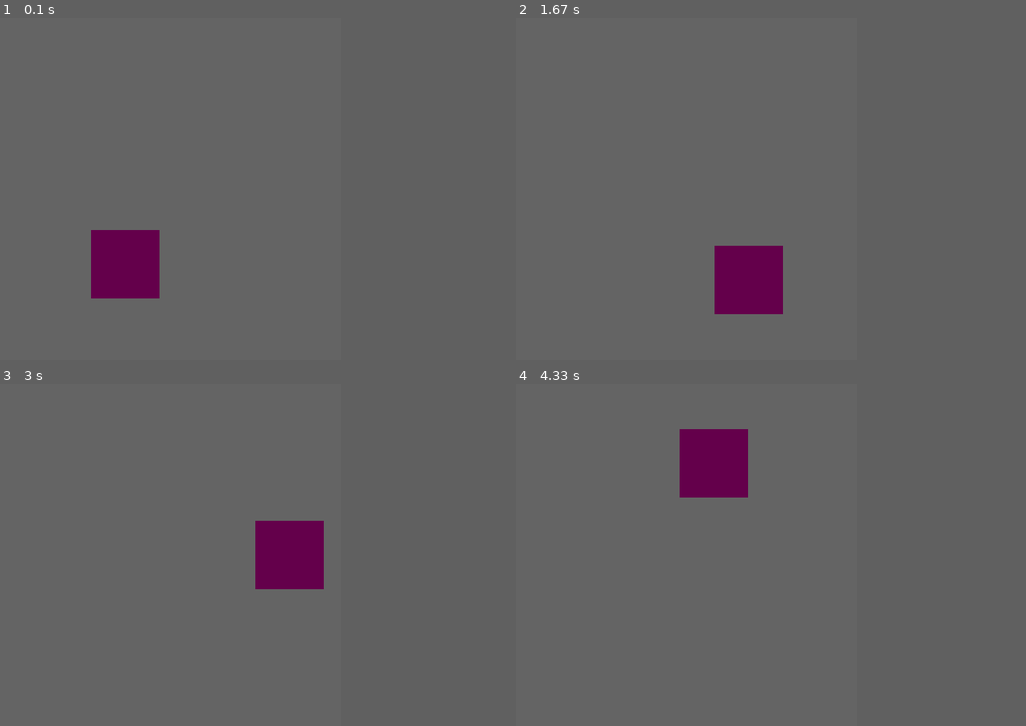
Above: before the commit, frames 1-4 (two rows, left to right).
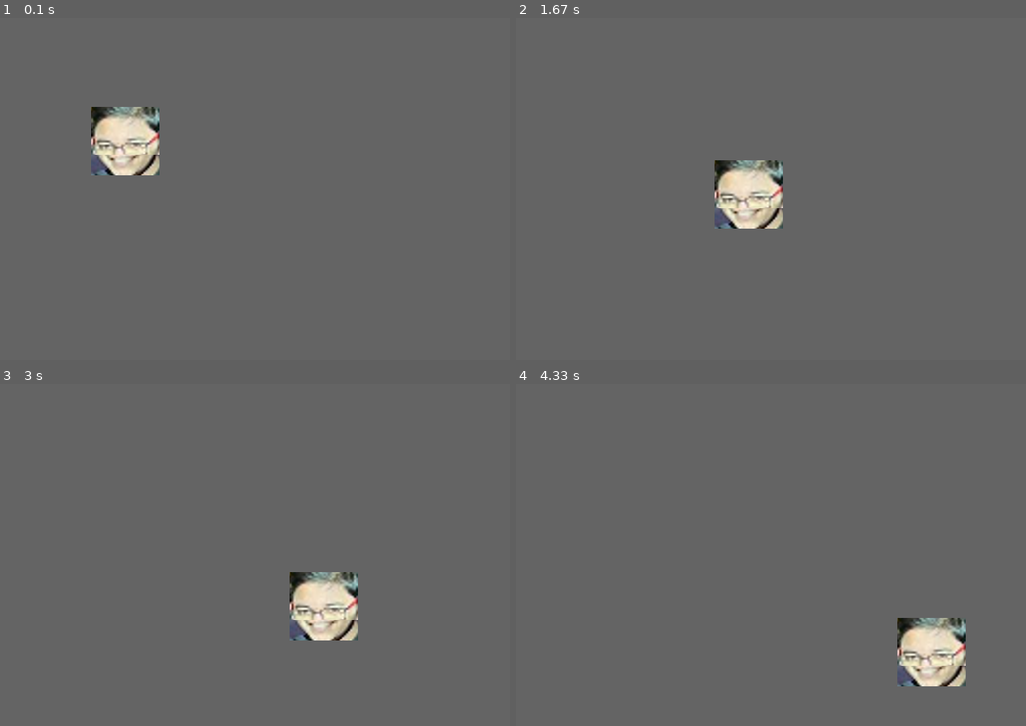
Above: after the commit, the same moments.

Repository: Fizzchimp/PyGame-Test
Game: pygame game, started from main.py
Same seed, same stepped clock (60 frames per second), same inputs: the game is played once before the commit and once after it.
Inputs:
- Up to frame 1 (0.1 s): no input
- Up to frame 2 (1.67 s): no input
- Up to frame 3 (3 s): no input
- Up to frame 4 (4.33 s): no input
In our replay, the window is 500x500 before the commit and 750x500 after it. These sizes can differ from the game's own. Grey fills any space a smaller window leaves; there, only what the larger window draws over its background counts as a difference.

The runs differ from the first frame. In frame 1, 5.2% of the frame differs, in the area x 17-32%, y 26-82%; in frame 2, 5.2%; in frame 3, 4.8%; in frame 4, 5.2%.

Commit message:
image added

Diff:
--- a/main.py
+++ b/main.py
@@ -1,34 +1,42 @@
 import pygame
 
 class World:
-    def __init__(self, HEIGHT, WIDTH):
+    def __init__(self, WIDTH, HEIGHT):
+
         pygame.init()
-        self.screen = pygame.display.set_mode([HEIGHT, WIDTH])
+        self.screen = pygame.display.set_mode([WIDTH, HEIGHT])
         self.running = True
-        self.x = 125
-        self.y = 300
-        self.box = pygame.Rect(self.x, self.y, 100, 100)
-        self.momentumX = self.momentumY = 1
+
+        self.screenDims = (WIDTH, HEIGHT)
+        self.pos = [125, 125]
+        self.momtm = [1, 0.5]
+
+        # self.box = pygame.Rect(self.x, self.y, 100, 100)
+        self.image = pygame.transform.scale(pygame.image.load("krish.png").convert(), (100, 100))
+        pygame.display.set_icon(self.image)
+
+
 
     def scrUpdate(self):
-        self.x += self.momentumX
-        self.y += self.momentumY
-        print(self.x)
-        self.box.update(self.x, self.y, 100, 100)
         self.screen.fill((100, 100, 100))
-        if self.collision():
-            pygame.quit()
-        pygame.draw.rect(self.screen, (100, 0, 75), self.box)
+        self.pos[0] += self.momtm[0]
+        self.pos[1] += self.momtm[1]
+        self.screen.blit(self.image, (self.pos[0], self.pos[1]))
+        self.collision()
+
+        # self.box.update(self.x, self.y, 100, 100)
+        # pygame.draw.rect(self.screen, (100, 0, 75), self.box)
+
         pygame.display.flip()
 
     def collision(self):
-        if self.x == 400 or self.x == 0:
-            self.momentumX *= -1
-        if self.y == 400 or self.y == 0:
-            self.momentumY *= -1
+        if self.pos[0] == self.screenDims[0] - 100 or self.pos[0] == 0:
+            self.momtm[0] *= -1
+        if self.pos[1] == self.screenDims[1] - 100 or self.pos[1] == 0:
+            self.momtm[1] *= -1
 
 
-world = World(500, 500)
+world = World(750, 500)
 while world.running:
     for event in pygame.event.get():
         if event.type == pygame.QUIT:
Binary file added: image.png
